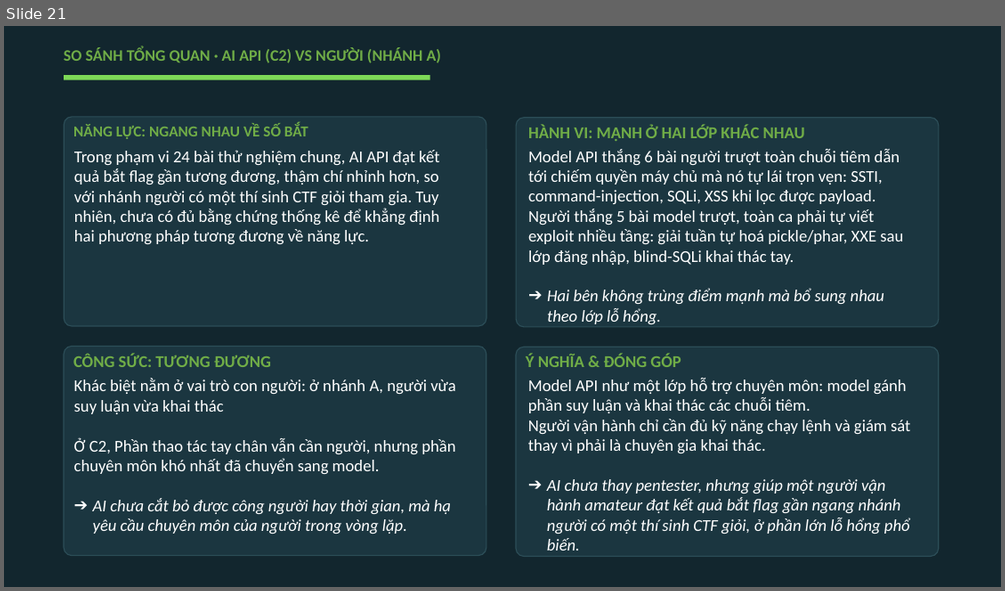
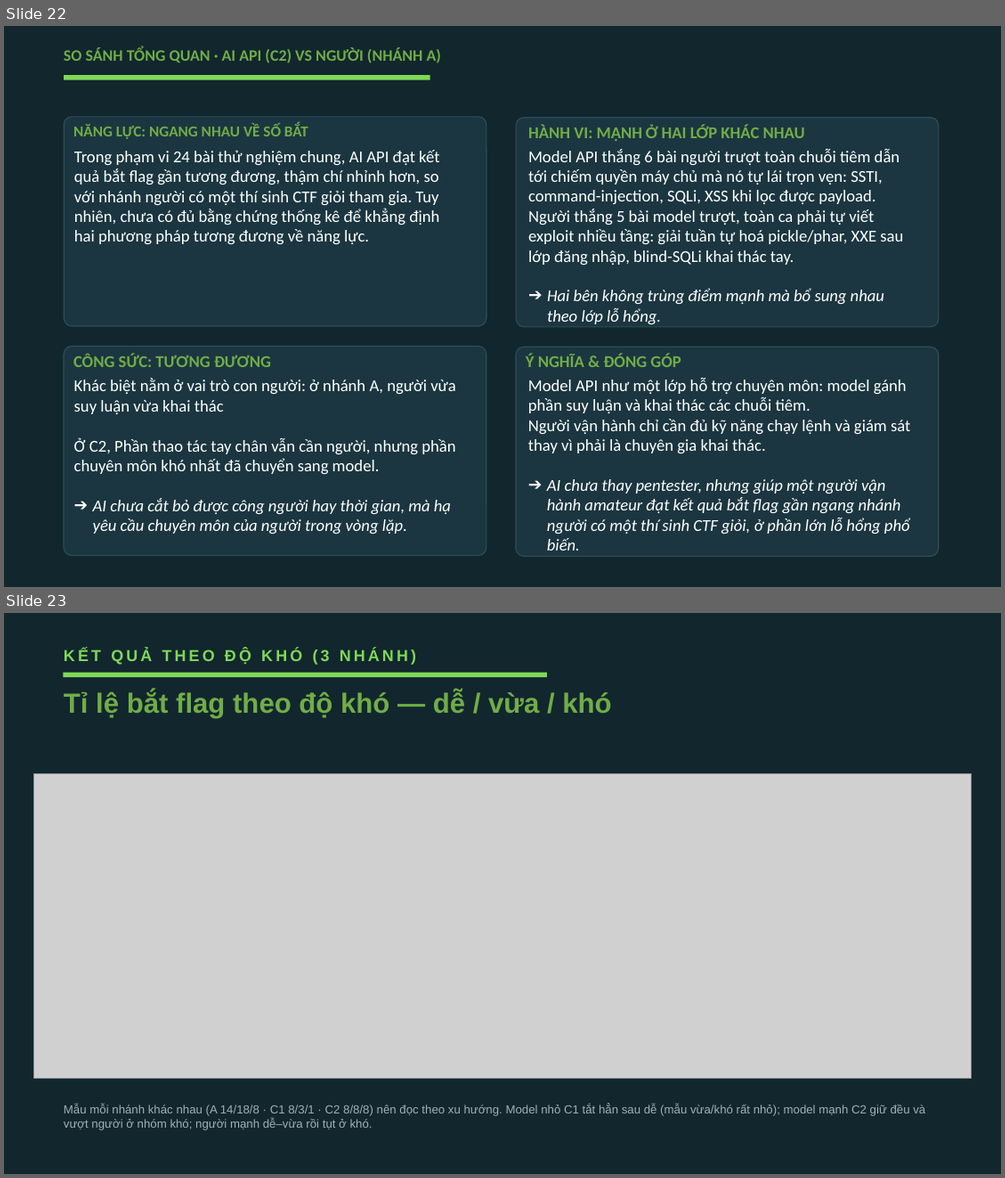
Before and after one commit to VuNguyenBinh/KLTN-FA26, a slide deck: Slide/KTLN_slide.pptx. Shown one above the other, each under a label of ours: slide 21 before the commit, slides 22 and 23 after it. The pictures are 1005x591 and 1005x1178 pixels, drawn with LibreOffice and Linux fonts; fonts in the diff are those of the drawing; grey boxes stand for pictures. Boxes give left, top, right and bottom in pixels: in the first picture for what was removed or moved away, otherwise in the second. Text is boxed around its words. In the diff, an @@ line names an element or a change of style, - is before the commit and + after.

```diff
--- a/Slide/KTLN_slide.pptx
+++ b/Slide/KTLN_slide.pptx
@@ slide 23 added at bbox=[4, 613, 1001, 1174], background #12262E @@
@@ text added at bbox=[64, 649, 416, 665], 11.5 pt, text #7ED957, bold @@
+KẾT QUẢ THEO ĐỘ KHÓ (3 NHÁNH)
@@ rectangle added at bbox=[63, 673, 546, 678], fill #7ED957 @@
@@ text added at bbox=[64, 690, 611, 718], 20 pt, text #70AD47, bold @@
+Tỉ lệ bắt flag theo độ khó — dễ / vừa / khó
@@ picture added at bbox=[34, 773, 971, 1078] @@
@@ text added at bbox=[64, 1103, 925, 1130], 8.5 pt, text #9FB0B6 @@
+Mẫu mỗi nhánh khác nhau (A 14/18/8 · C1 8/3/1 · C2 8/8/8) nên đọc theo xu hướng. Model nhỏ C1 tắt hẳn sau dễ (mẫu vừa/khó rất nhỏ); model mạnh C2 giữ đều và vượt người ở nhóm khó; người mạnh dễ–vừa rồi tụt ở khó.
@@ what was slide 21 is now slide 22 @@
```
Also in this commit, not shown: 2 other files.
